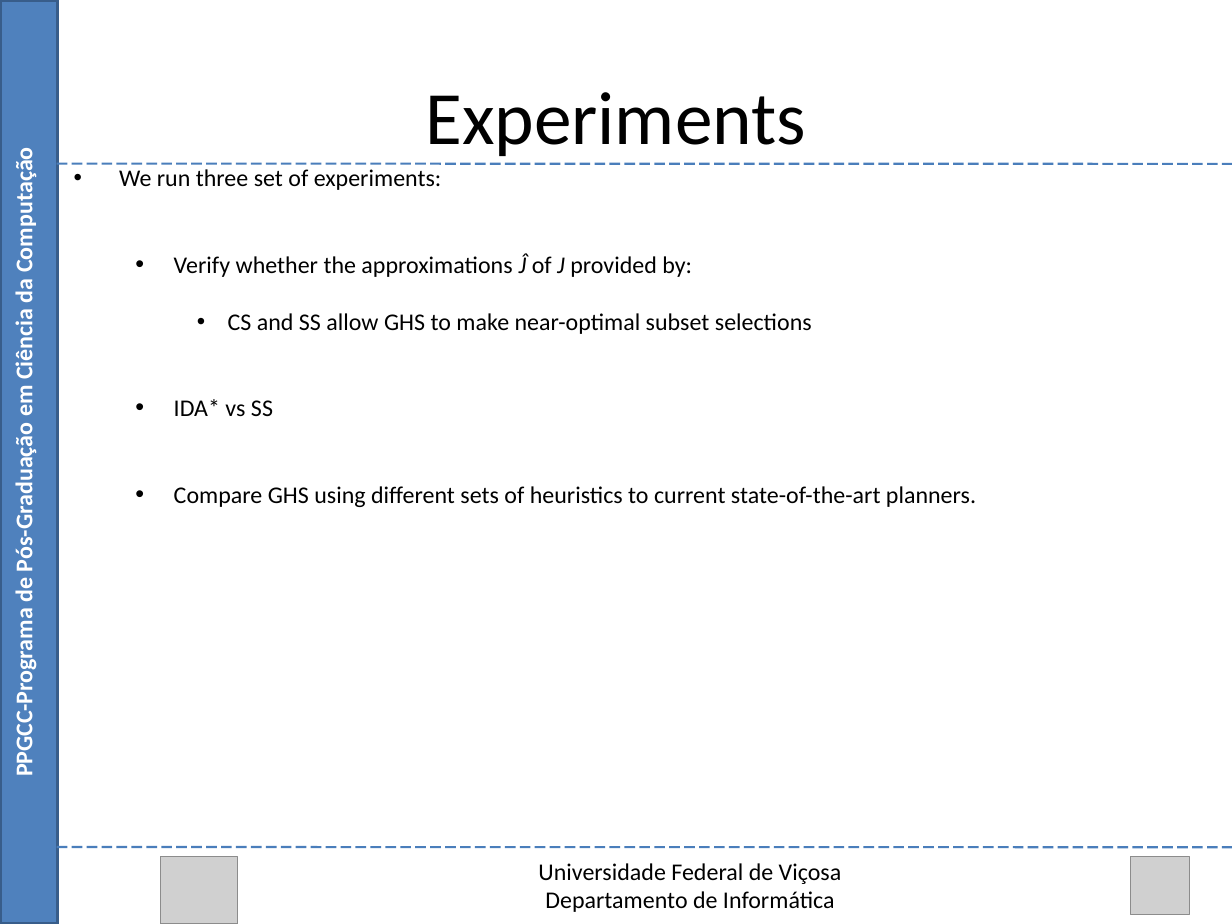
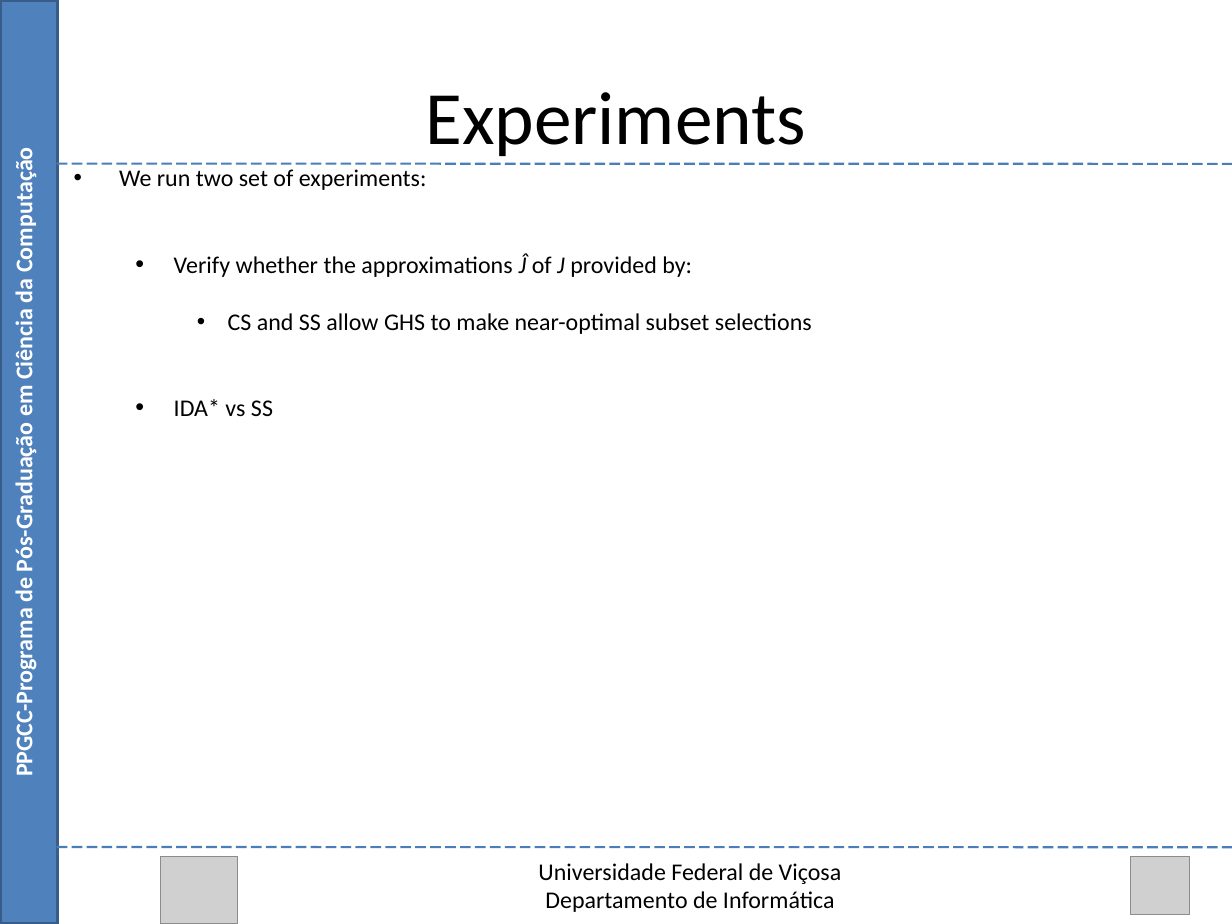
Before and after one commit to Marvinsky/research-marvin, a slide deck: slide 45 of latex/odp/selection heuristics.odp (slide 46 before the commit). Drawn at 1232x924 pixels with LibreOffice and Linux fonts; fonts in the diff are those of the drawing; grey boxes stand for pictures. Boxes give left, top, right and bottom in pixels: in the first picture for what was removed or moved away, otherwise in the second. Text is boxed around its words. In the diff, an @@ line names an element or a change of style, - is before the commit and + after.

Commit message:
24/08/15 selection heuristics update

```diff
--- a/latex/odp/selection heuristics.odp
+++ b/latex/odp/selection heuristics.odp
@@ text at (119,169,427,190): text changed @@
-• We run three set of experiments:
+• We run two set of experiments:
@@ text at (174,486,976,507): paragraph removed @@
-  • Compare GHS using different sets of heuristics to current state-of-the-art planners.
```
Also in this commit, not shown: 6 other slides changed, 3 slides removed, 1 other file.
